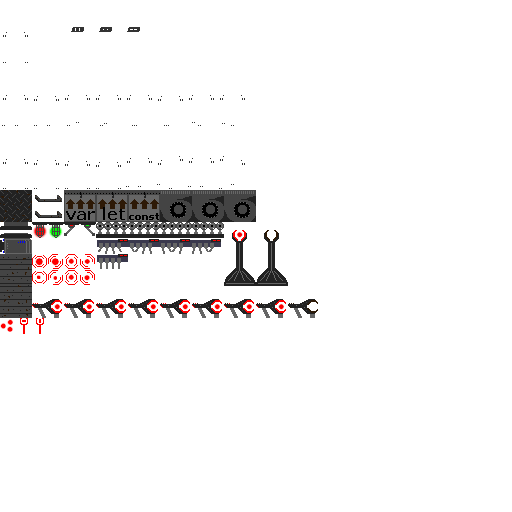
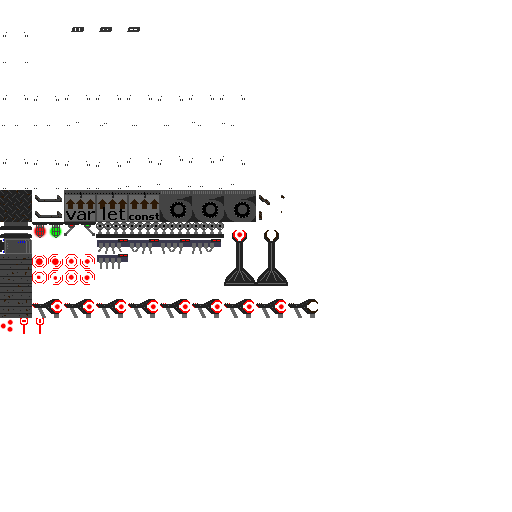
Before/after of a 512px x 512px layered artwork. What changed in the layer stack:
painted on "Background" over [left=259, top=195, right=285, bottom=220]
